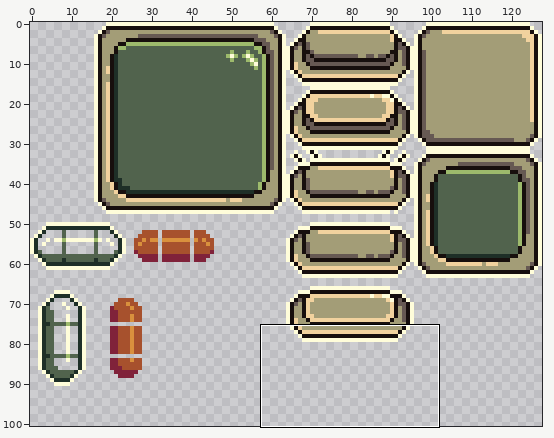
Pixel-art file, stored at assets/textures/interface.aseprite. The picture above shows the old version from afar; the outline marks the close-up.
Close-up. The starting point:
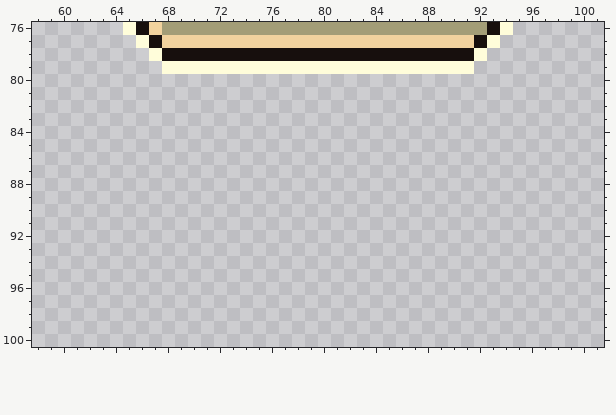
128x128 pixels, 1 frame. Shown: x 58..101, y 76..100. The wide view leaves out empty margins.
The same view after the edit:
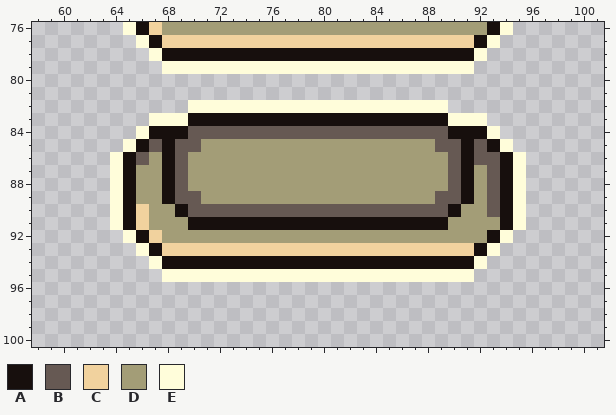
Palette (. is transparent): A #170f0d  B #665953  C #f1d29e  D #a39d77  E #fffdda
From old to new:
@@ x 58..101 @@
  81 ............................................
- 82 ............................................
- 83 ............................................
- 84 ............................................
- 85 ............................................
- 86 ............................................
- 87 ............................................
- 88 ............................................
- 89 ............................................
- 90 ............................................
- 91 ............................................
- 92 ............................................
- 93 ............................................
- 94 ............................................
- 95 ............................................
+ 82 ............EEEEEEEEEEEEEEEEEEEE............
+ 83 .........EEEAAAAAAAAAAAAAAAAAAAAEEE.........
+ 84 ........EAAABBBBBBBBBBBBBBBBBBBBAAAE........
+ 85 .......EABABBDDDDDDDDDDDDDDDDDDBBABAE.......
+ 86 ......EABDABDDDDDDDDDDDDDDDDDDDDBABBAE......
+ 87 ......EADDABDDDDDDDDDDDDDDDDDDDDBADBAE......
+ 88 ......EADDABDDDDDDDDDDDDDDDDDDDDBADBAE......
+ 89 ......EADDABBDDDDDDDDDDDDDDDDDDBBADBAE......
+ 90 ......EACDDABBBBBBBBBBBBBBBBBBBBADDBAE......
+ 91 ......EACDDDAAAAAAAAAAAAAAAAAAAADDDDAE......
+ 92 .......EACDDDDDDDDDDDDDDDDDDDDDDDDDAE.......
+ 93 ........EACCCCCCCCCCCCCCCCCCCCCCCCAE........
+ 94 .........EAAAAAAAAAAAAAAAAAAAAAAAAE.........
+ 95 ..........EEEEEEEEEEEEEEEEEEEEEEEE..........
  96 ............................................
Changed places in both close-ups, as pixel boxes (x1, y1, x2, y2):
added: (110, 100, 526, 282)
